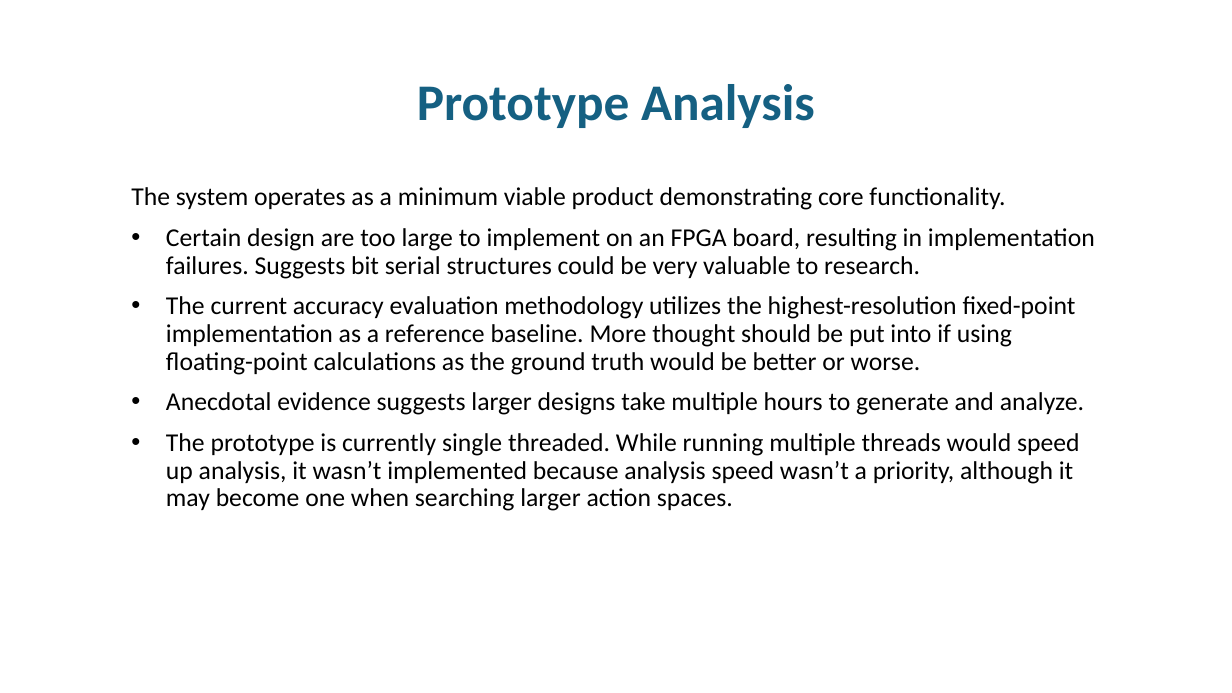
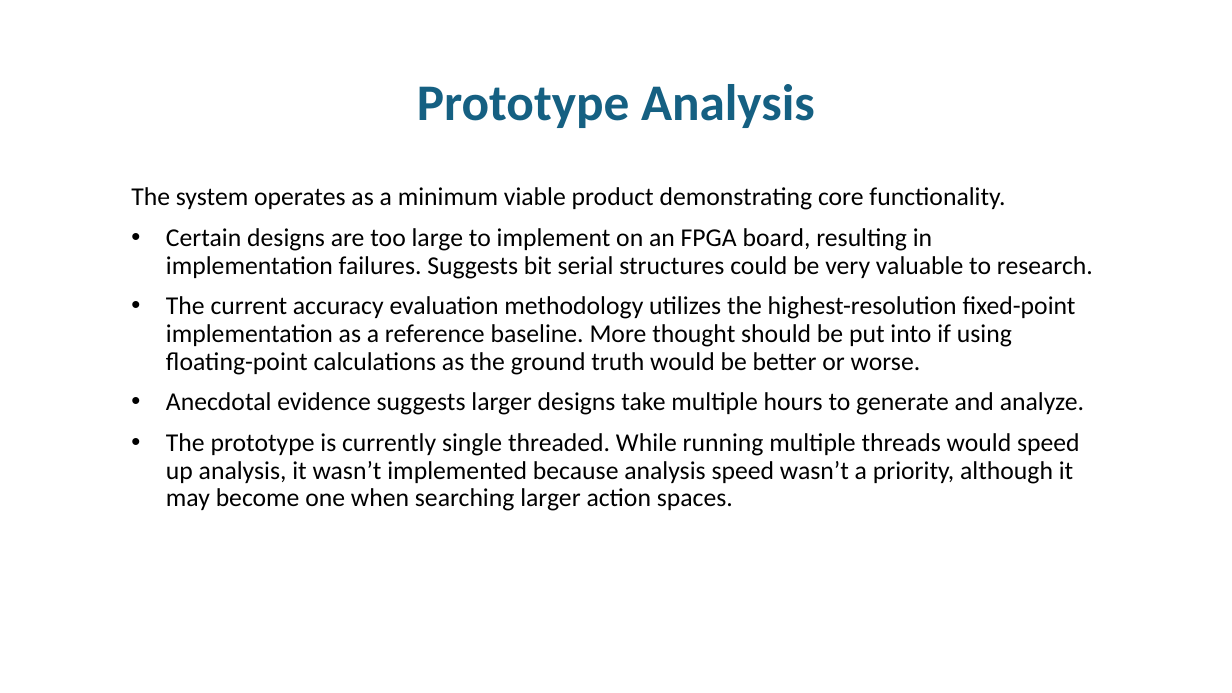
Before and after one commit to thesixtium/gru-hardware-implementation-and-optimization, a slide deck: slide 7 of Design Demonstration.pptx. Drawn at 1232x693 pixels with LibreOffice and Linux fonts; fonts in the diff are those of the drawing; background and template pictures are left out. Boxes give left, top, right and bottom in pixels: in the first picture for what was removed or moved away, otherwise in the second. Text is boxed around its words. In the diff, an @@ line names an element or a change of style, - is before the commit and + after.

```diff
--- a/Design Demonstration.pptx
+++ b/Design Demonstration.pptx
@@ text at (166,228,1093,279): text changed @@
-• Certain design are too large to implement on an FPGA board, resulting in implementation failures. Suggests bit serial structures could be very valuable to research.
+• Certain designs are too large to implement on an FPGA board, resulting in implementation failures. Suggests bit serial structures could be very valuable to research.
```
Also in this commit, not shown: 1 other slide changed, 19 other files.
